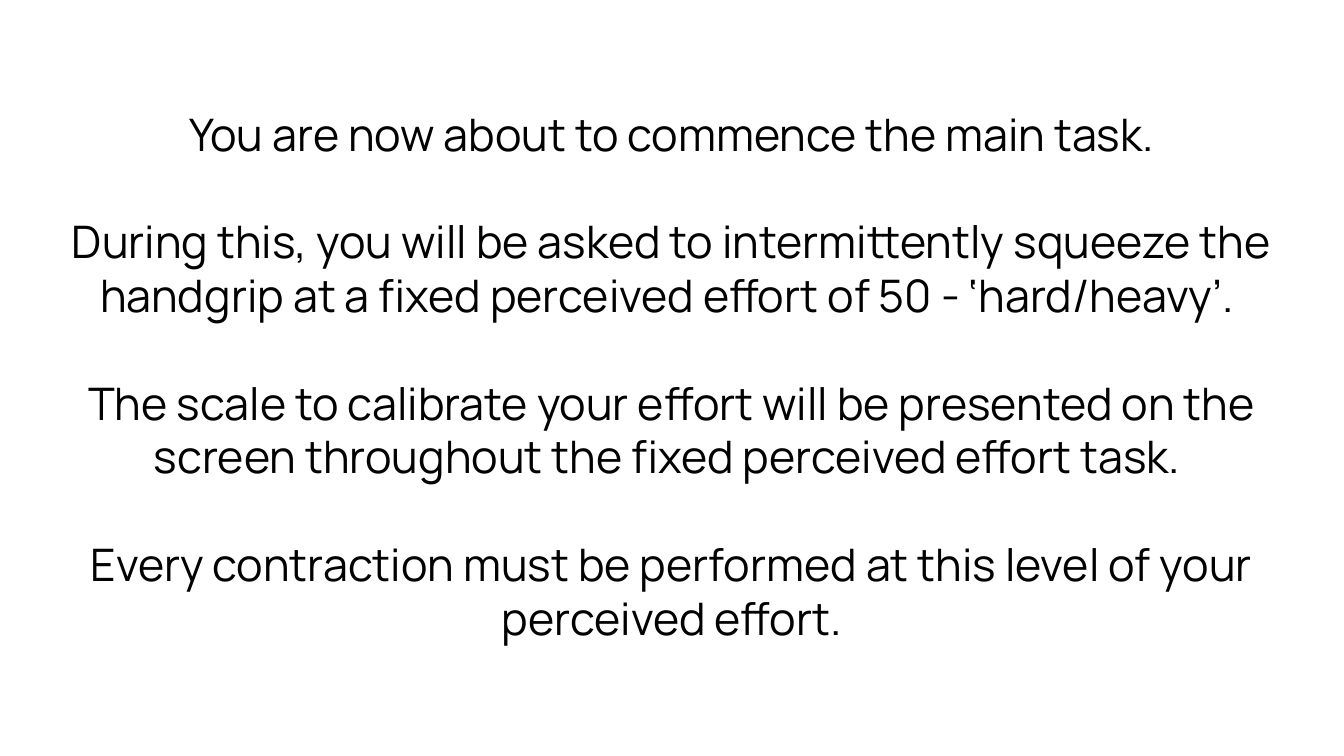
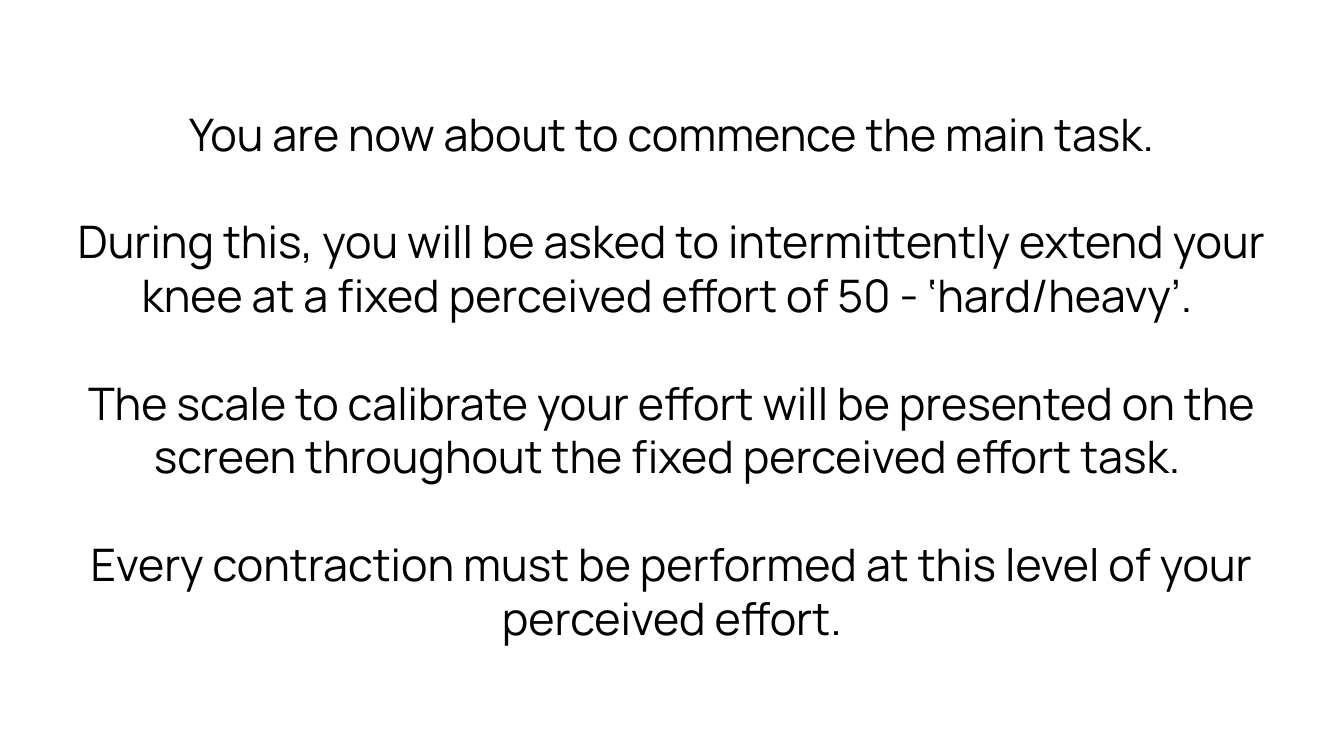
Before and after one commit to LabBench-Society/Protocols.Beta, a slide deck: slide 4 of docs/painEffort/Images.pptx. Drawn at 1344x756 pixels with LibreOffice and Linux fonts; fonts in the diff are those of the drawing. Boxes give left, top, right and bottom in pixels: in the first picture for what was removed or moved away, otherwise in the second. Text is boxed around its words. In the diff, an @@ line names an element or a change of style, - is before the commit and + after.

Commit message:
Updates Images for the Pain Effort Protocol

```diff
--- a/docs/painEffort/Images.pptx
+++ b/docs/painEffort/Images.pptx
@@ text at (78, 225, 1265, 323): text changed @@
-During this, you will be asked to intermittently squeeze the handgrip at a fixed perceived effort of 50 - ‘hard/heavy’.
+During this, you will be asked to intermittently extend your knee at a fixed perceived effort of 50 - ‘hard/heavy’.
```
Also in this commit, not shown: 9 other slides changed, 19 other files.
